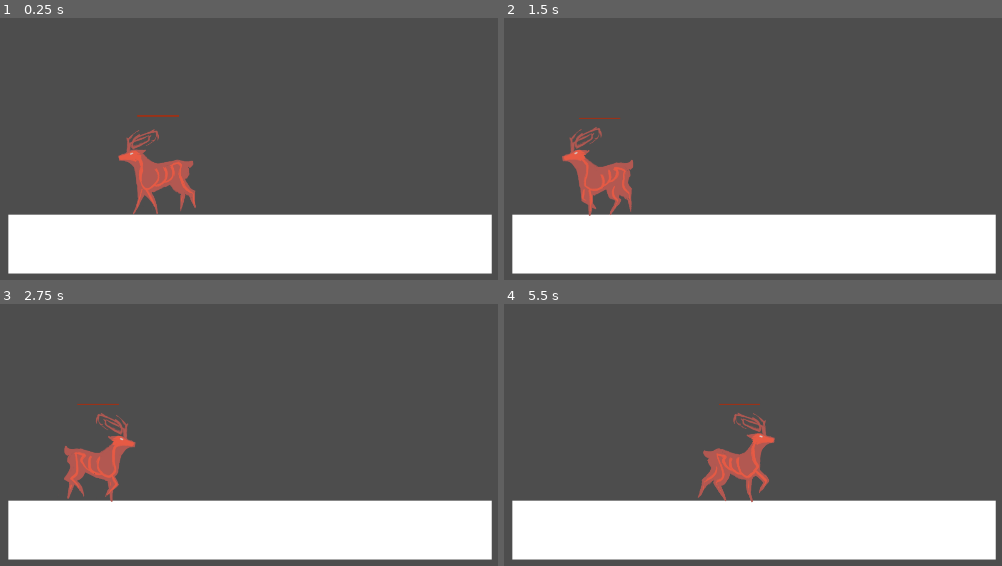
Above: before the commit, frames 1-4 (two rows, left to right).
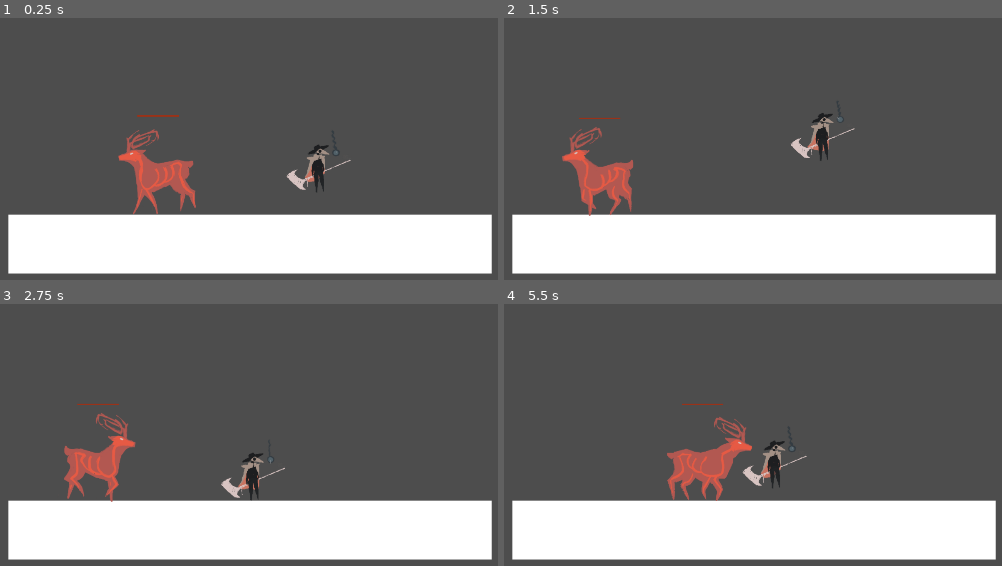
Above: after the commit, the same moments.

Repository: Vulcania/gamepathy2026
Game: Godot game, scene res://level/enemy test level.tscn
The game is run twice, just before and just after one commit, with the same random seed, the same clock (stepped at 60 frames per second) and the same inputs. This scene is started directly instead of the project's main scene.
Inputs:
- Up to frame 1 (0.25 s): no input
- Up to frame 2 (1.5 s): hold Alt (block) 0.53-1.28 s; hold D (move_right) from 0.53 s (still down); tap Space (jump) at 0.77 s; tap S (duck) at 1.35 s
- Up to frame 3 (2.75 s): tap Space (jump) at 1.52 s; release D (move_right) at 2.03 s; hold A (move_left) from 2.03 s (still down); hold Shift (run) from 2.03 s (still down)
- Up to frame 4 (5.5 s): release A (move_left) at 2.78 s; release Shift (run) at 2.78 s; hold D (move_right) 2.78-4.28 s; tap Alt (block) at 2.85 s; tap Space (jump) at 3.02, 3.77, 4.52 s; hold S (duck) 3.53-4.28 s; hold A (move_left) 4.28-5.03 s; tap Shift (run) at 4.35 s; hold D (move_right) from 5.03 s (still down); hold Alt (block) from 5.03 s (still down)

The runs differ from the first frame. In frame 1, 0.6% of the frame differs, in the area x 57-71%, y 43-67%; in frame 2, 0.6%; in frame 3, 0.6%; in frame 4, 3.5%, in the area x 32-61%, y 38-76%.

Commit message:
player in test level

Diff:
--- a/level/enemy test level.tscn
+++ b/level/enemy test level.tscn
@@ -1,6 +1,7 @@
 [gd_scene format=3 uid="uid://dl2akcggsov3b"]
 
 [ext_resource type="PackedScene" uid="uid://csu5w0vfgfkjt" path="res://enemy/paper_clip_deer/paper_clip_deer.tscn" id="1_ewf1m"]
+[ext_resource type="PackedScene" uid="uid://dqu1i03enuje5" path="res://player/player.tscn" id="2_e5fnx"]
 
 [sub_resource type="RectangleShape2D" id="RectangleShape2D_7tb46"]
 size = Vector2(1163, 132)
@@ -21,3 +22,6 @@
 
 [node name="PaperClipDeer" parent="Platform" unique_id=1517736822 instance=ExtResource("1_ewf1m")]
 position = Vector2(333, -134)
+
+[node name="Player" parent="." unique_id=1980571954 instance=ExtResource("2_e5fnx")]
+position = Vector2(1104, 759)
